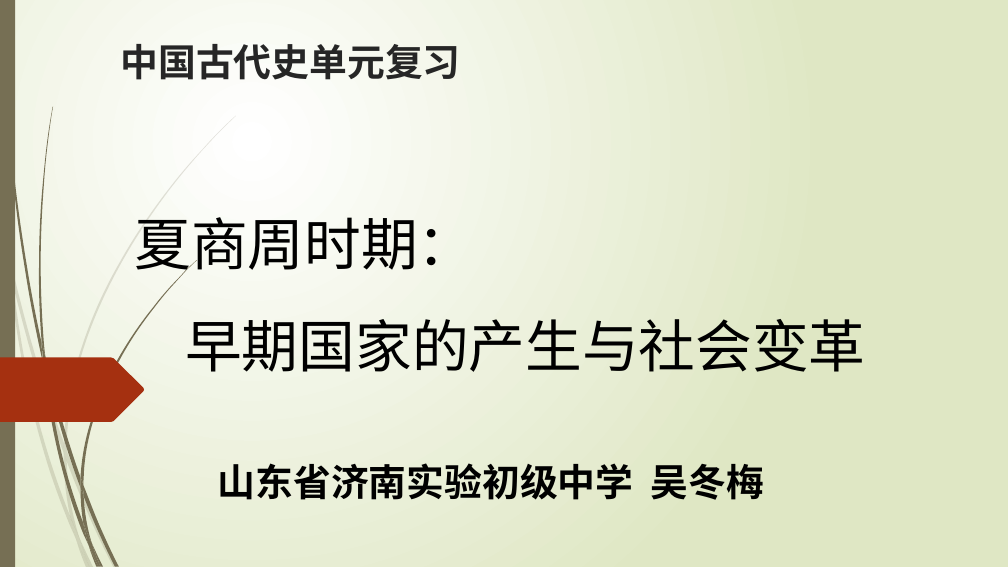
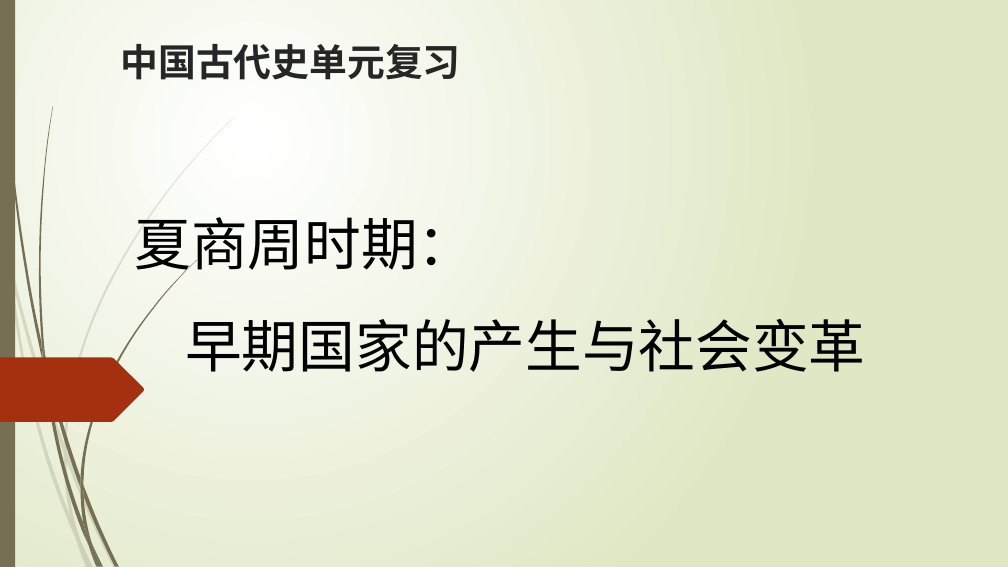
Before and after one commit to GHL0612/Learn, a slide deck: slide 1 of 课件/历史/九下/七年级/七上/第1单元/初中历史九年级1-夏商周时期复习.pptx (slide 2 before the commit). Drawn at 1008x567 pixels with LibreOffice and Linux fonts; fonts in the diff are those of the drawing. Boxes give left, top, right and bottom in pixels: in the first picture for what was removed or moved away, otherwise in the second. Text is boxed around its words. In the diff, an @@ line names an element or a change of style, - is before the commit and + after.

```diff
--- a/课件/历史/九下/七年级/七上/第1单元/初中历史九年级1-夏商周时期复习.pptx
+++ b/课件/历史/九下/七年级/七上/第1单元/初中历史九年级1-夏商周时期复习.pptx
@@ text removed at (218, 463, 764, 500) @@
-山东省济南实验初级中学 吴冬梅
```
Also in this commit, not shown: 2 slides removed, 25 other files.
